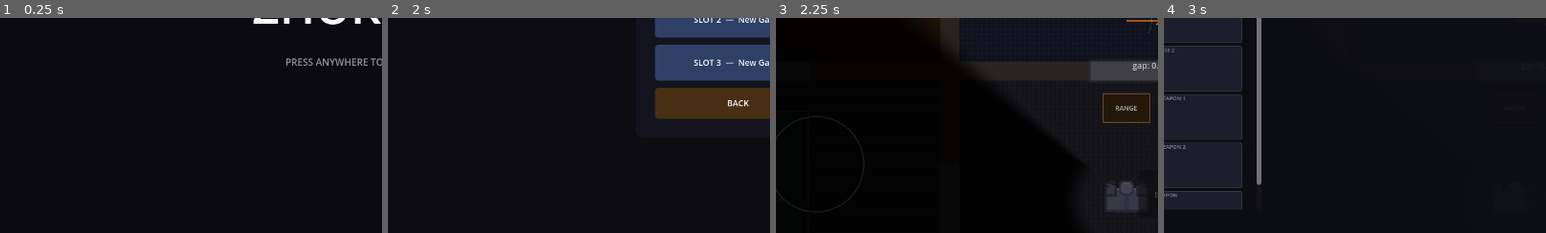
Above: before the commit, frames 1-4 (left to right).
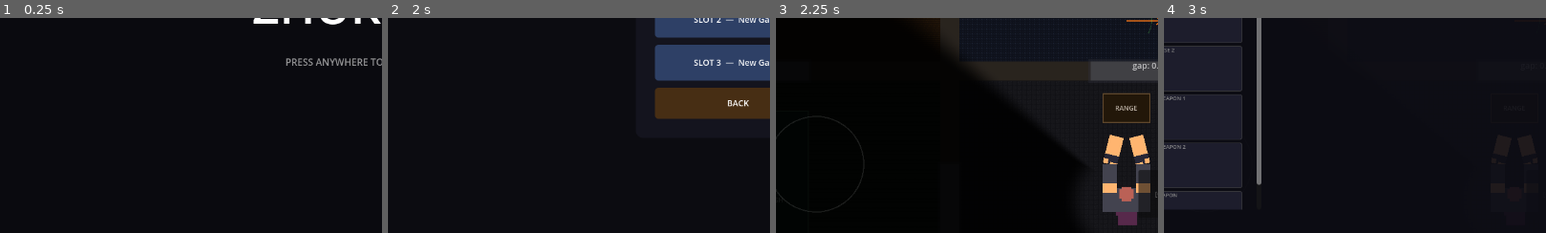
Above: after the commit, the same moments.

Repository: jklrjklr/zhukov
Game: Godot game, scene res://title.tscn
Two runs of this game, one before a commit and one after it. Both use one fixed random seed, a clock stepped at 60 frames per second and the inputs below.
Inputs (mouse positions are % of the whole screen's width and height, from its top left):
- Up to frame 1 (0.25 s): no input
- Up to frame 2 (2 s): tap Enter at 0.5 s; move the mouse to (72, 45) at 0.52 s; click (72, 45) at 0.67 s; click "START" at 1.25 s
- Up to frame 3 (2.25 s): click "SLOT 1 — New Game" at 2 s
- Up to frame 4 (3 s): click "BAG" at 2.75 s
The pictures show only the part of the screen within x 4-54%, y 49-99%; the shares and areas given below are measured in that part.

Frames 1-2 are identical in both runs. In frame 3, 2.7% of the frame differs, in the area x 85-98%, y 54-97%; in frame 4, less than 0.1%.

Commit message:
Replace generated sprites with user artwork; recalibrate to scale 1
Crops each uploaded PNG to its content bounding box and installs it as
the game sprite. Removes all 3×/4× scale overrides — sprites now render
at natural (1×) size. Updates arm-length animation constants to match the
new 48 px arm height and adjusts shoulder, foot and head node positions to
match the reference combination image.

https://claude.ai/code/session_012v9MvoDXPfKFaXjuVB4qrQ

Diff:
--- a/player/Player.gd
+++ b/player/Player.gd
@@ -45,19 +45,19 @@
 # Feet walk animation
 const WALK_FREQ:      float   = 5.5
 const WALK_AMP:       float   = 9.0
-const FOOT_L_BASE:    Vector2 = Vector2(-6.0, 14.0)
-const FOOT_R_BASE:    Vector2 = Vector2( 6.0, 14.0)
+const FOOT_L_BASE:    Vector2 = Vector2(-8.0, 22.0)
+const FOOT_R_BASE:    Vector2 = Vector2( 8.0, 22.0)
 var   _walk_phase:    float   = 0.0
 
 # Arm animation
 const ARM_BASE_ROT:   float = PI      # arms point toward body front (−y in body space)
 const ARM_SWING_AMP:  float = 0.22    # ≈ 13° swing per side
-const ARM_BASE_LEN:   float = 4.0     # upper-arm scale.y at rest (matches tscn)
-const ARM_LEN_VARY:   float = 0.25    # ± length scale variation during stride
-const ARM_ELBOW_Y:    float = 16.0    # elbow y-offset at ARM_BASE_LEN (4 px × scale 4)
+const ARM_BASE_LEN:   float = 1.0     # upper-arm scale.y at rest (scale 1 = natural size)
+const ARM_LEN_VARY:   float = 0.06    # ± length scale variation during stride
+const ARM_ELBOW_Y:    float = 48.0    # cropped upper-arm sprite height in pixels
 const ELBOW_BEND:     float = 0.25    # resting elbow bend (≈ 14°)
-const SHOULDER_L_POS: Vector2 = Vector2(-26.0, -6.0)
-const SHOULDER_R_POS: Vector2 = Vector2( 26.0, -6.0)
+const SHOULDER_L_POS: Vector2 = Vector2(-28.0, -12.0)
+const SHOULDER_R_POS: Vector2 = Vector2( 28.0, -12.0)
 
 # Arm spring state
 var _arm_l_rot: float = ARM_BASE_ROT
@@ -198,10 +198,10 @@
 	# Upper arm length stretches slightly during stride
 	var len_l := ARM_BASE_LEN + sin(_walk_phase + PI) * ARM_LEN_VARY * t
 	var len_r := ARM_BASE_LEN + sin(_walk_phase)      * ARM_LEN_VARY * t
-	_upper_arm_l.scale = Vector2( 4.0, len_l)
-	_upper_arm_r.scale = Vector2(-4.0, len_r)  # x stays -4 for H-flip
-	_elbow_l.position  = Vector2(0.0, len_l * 4.0)
-	_elbow_r.position  = Vector2(0.0, len_r * 4.0)
+	_upper_arm_l.scale = Vector2( 1.0, len_l)
+	_upper_arm_r.scale = Vector2(-1.0, len_r)  # x stays -1 for H-flip
+	_elbow_l.position  = Vector2(0.0, ARM_ELBOW_Y * len_l)
+	_elbow_r.position  = Vector2(0.0, ARM_ELBOW_Y * len_r)
 
 	# Subtle elbow flex during swing
 	_elbow_l.rotation =  ELBOW_BEND + sin(_walk_phase + PI) * 0.08 * t
--- a/player/Player.tscn
+++ b/player/Player.tscn
@@ -31,63 +31,57 @@
 [node name="Sprite2D" type="Node2D" parent="."]
 
 [node name="FootL" type="Sprite2D" parent="Sprite2D"]
-position = Vector2(-6, 14)
-scale = Vector2(4, 4)
+position = Vector2(-8, 22)
 texture_filter = 1
 texture = ExtResource("15")
 
 [node name="FootR" type="Sprite2D" parent="Sprite2D"]
-position = Vector2(6, 14)
-scale = Vector2(4, 4)
+position = Vector2(8, 22)
 texture_filter = 1
 texture = ExtResource("15")
 
 [node name="Body" type="Sprite2D" parent="Sprite2D"]
-scale = Vector2(4, 4)
 texture_filter = 1
 texture = ExtResource("11")
 
 [node name="ShoulderL" type="Node2D" parent="Sprite2D"]
-position = Vector2(-26, -6)
+position = Vector2(-28, -12)
 rotation = 3.14159265
 
 [node name="ElbowL" type="Node2D" parent="Sprite2D/ShoulderL"]
-position = Vector2(0, 16)
+position = Vector2(0, 48)
 
 [node name="LowerArmL" type="Sprite2D" parent="Sprite2D/ShoulderL/ElbowL"]
-offset = Vector2(0, 2)
-scale = Vector2(4, 4)
+offset = Vector2(0, 24)
 texture_filter = 1
 texture = ExtResource("14")
 
 [node name="UpperArmL" type="Sprite2D" parent="Sprite2D/ShoulderL"]
-offset = Vector2(0, 2)
-scale = Vector2(4, 4)
+offset = Vector2(0, 24)
 texture_filter = 1
 texture = ExtResource("13")
 
 [node name="ShoulderR" type="Node2D" parent="Sprite2D"]
-position = Vector2(26, -6)
+position = Vector2(28, -12)
 rotation = 3.14159265
 
 [node name="ElbowR" type="Node2D" parent="Sprite2D/ShoulderR"]
-position = Vector2(0, 16)
+position = Vector2(0, 48)
 
 [node name="LowerArmR" type="Sprite2D" parent="Sprite2D/ShoulderR/ElbowR"]
-offset = Vector2(0, 2)
-scale = Vector2(-4, 4)
+offset = Vector2(0, 24)
+scale = Vector2(-1, 1)
 texture_filter = 1
 texture = ExtResource("14")
 
 [node name="UpperArmR" type="Sprite2D" parent="Sprite2D/ShoulderR"]
-offset = Vector2(0, 2)
-scale = Vector2(-4, 4)
+offset = Vector2(0, 24)
+scale = Vector2(-1, 1)
 texture_filter = 1
 texture = ExtResource("13")
 
 [node name="Head" type="Sprite2D" parent="Sprite2D"]
-position = Vector2(0, -20)
-scale = Vector2(3, 3)
+position = Vector2(0, -10)
 texture_filter = 1
 texture = ExtResource("12")
 
@@ -112,7 +106,6 @@
 script = ExtResource("6")
 
 [node name="Sprite2D" type="Sprite2D" parent="WeaponSystem/WeaponSlot0"]
-scale = Vector2(3, 3)
 texture_filter = 1
 
 [node name="Muzzle" type="Node2D" parent="WeaponSystem/WeaponSlot0"]
Binary file changed: assets/player/body.png
Binary file changed: assets/player/foot.png
Binary file changed: assets/player/head.png
Binary file changed: assets/player/lower_arm.png
Binary file changed: assets/player/upper_arm.png
Binary file changed: assets/weapons/micro_uzi.png
